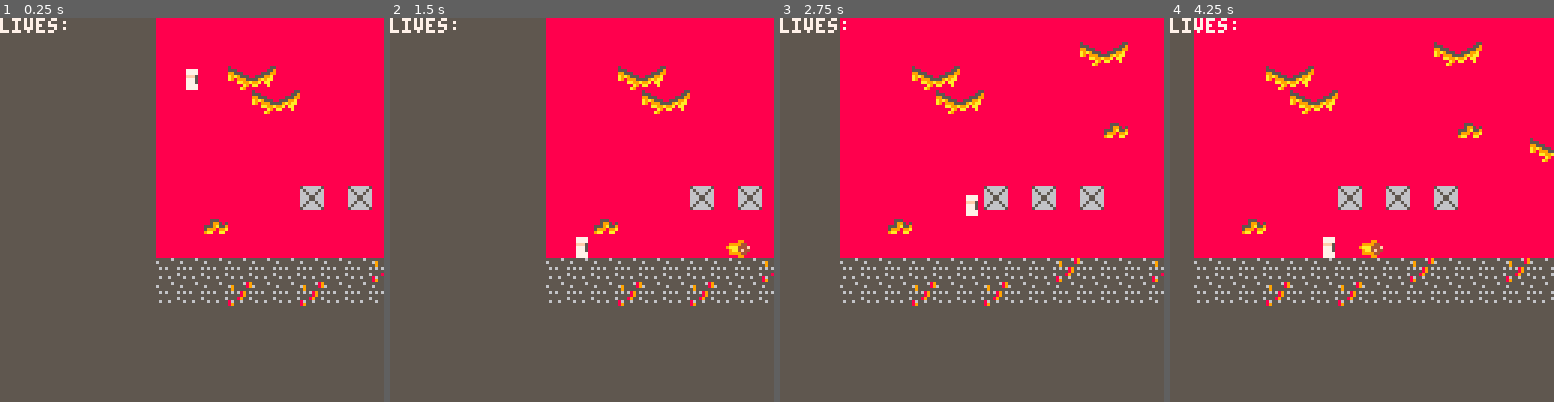
Above: before the commit, frames 1-4 (left to right).
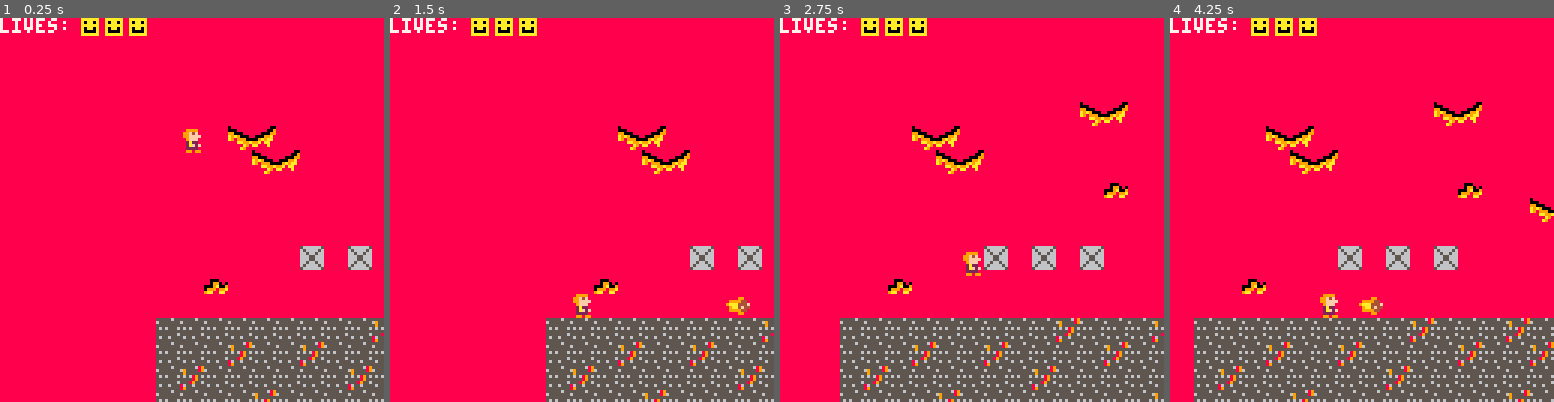
Above: after the commit, the same moments.

Repository: Chriswarkidd/Fall2018_GameDesign
Game: PICO-8 cartridge final.p8
Two runs of this game, one before a commit and one after it. Both use one fixed random seed, a clock stepped at 60 frames per second and the inputs below.
Inputs:
- Up to frame 1 (0.25 s): no input
- Up to frame 2 (1.5 s): tap X (X key) at 0.33, 1.07 s
- Up to frame 3 (2.75 s): hold Right 1.6-2.1 s; tap X (X key) at 1.85 s; hold Up 2.15-2.42 s; hold Right from 2.47 s (still down)
- Up to frame 4 (4.25 s): tap X (X key) at 2.97, 4.08 s; release Right at 3.03 s; hold Left 3.08-3.58 s; hold Right from 4.02 s (still down)

The runs differ from the first frame. In frame 1, 55% of the frame differs, in the area x 0-100%, y 0-100%; in frame 2, 55%; in frame 3, 37%; in frame 4, 30%.

Commit message:
Update final.p8

Diff:
--- a/final.p8
+++ b/final.p8
@@ -8,7 +8,7 @@
 	x = 8,
 	y = 0,
 	w = 3,
-	h = 6,
+	h = 7,
 	sx = 2,
 	sy = 0,
 	can_move = true,
@@ -111,6 +111,8 @@
 
 function _init()
     music(0)
+    palt(0, false)
+    palt(11, true)
     lives = 3
     local index = 0
     for i=0,127 do
@@ -312,18 +314,17 @@
             camerax = player.x - 60
         end
         -- cameray = player.y - 60
-        cameray = 0
+        cameray = -20
         camera(camerax, cameray)
-        cls(5)
+        cls(8)
         map(0,0,0,0,128,16)
         draw_bads()
-		draw_projectiles()
+		      draw_projectiles()
         spr(player.sprite, player.x, player.y, 1, 1, player.flip_sprite_x)
         print("lives: ",camerax,cameray,7)
         for i=1,lives do
-            spr(3, camerax + 18 + (4*i), cameray-1)
+            spr(3, camerax + 18 + (8*i), cameray-1)
         end
-        spr(6, flag_x, flag_max_y)
     else
         player.x = 0
         player.y = 0
@@ -388,48 +389,50 @@
 4040494040404040404040404040404040404040404040404040404040414140404040404040404040404040404040404040404040404040404040404040404040404041404041404040404040404040404040404040404040404040404040404040404040404040404040404040404040404040404041414040404040404546
 4040404040404040404040404040404040404040404040404040404041414140404040404040444040404040404440404040404040444444404040404040404040404141401041414040404040404040444040404040404040404440404040404040404440404040404040404044404040404040404141414040104010404747
 4242424242424242424342424243424242424242424342404042424243424242424243424242424342404042424342424242424242434242424242404042434242424242434242424242424342424242434242424040434242424243424242424243424242434242424243424242434242424040424342424243424242424242
-4242424342424342424242424242424243424243424242444443424242424342424242424243424242444443424242424342424243424242424342444442424242434242424243424242424242434242424243424444424243424242424243424342424242424243424242424242424242434444424242434242424242434242
-…(44 lines of a section not shown)…
+4242424342424342424242434242434243424243424242404043424242424342424242424243424242404043424242424342424243424243424342404042424242434242424243424242424242434242424342424040424243424242424243424342424242424243424242424242434242434040424242434242424242434242
+4243424242424242434242424242424242424242424342444442424342424242434242434342424242444442424342424242424242424342434242444442424342424242424242424243424242424342424243424444424242424242434242424242424342424242424243424242424242424444424242424242434242424242
+4242424243424242424242424243424242424342424242444442424242434242424242424242424342444442424242424342424342424242424243444442434242424243424242424242424243424242424242424444424242434242424242434242424242424342424242424243424242424444424342424342424242424243
+…(44 lines of a section not shown)…
Not shown, changed: 22 lines of the sprite sheet (__gfx__) section of final.p8
